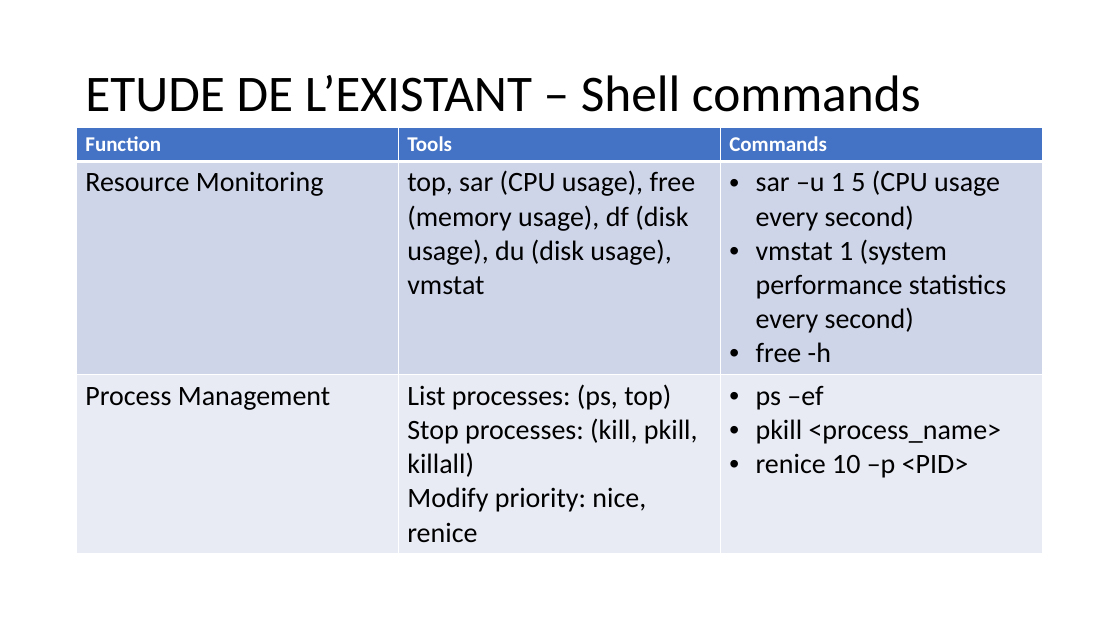
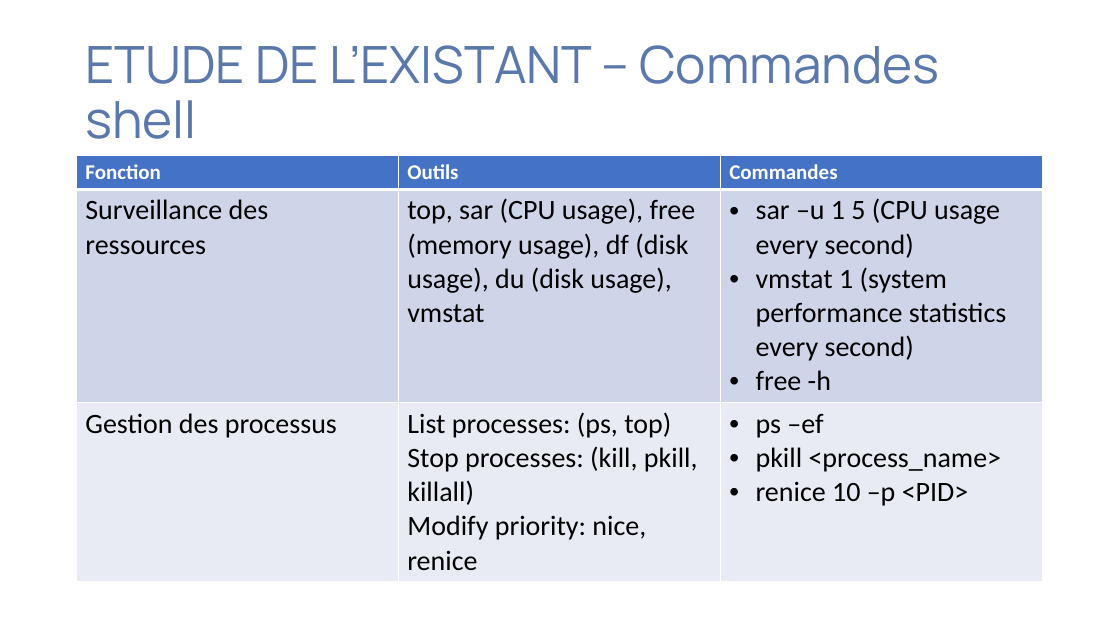
Before and after one commit to Nguh-Prince/TaskMan, a slide deck: slide 7 of documents/CAHIER D’ANALYSES POUR LE GESTIONNAIRE DE TACHES.pptx. Drawn at 1120x630 pixels with LibreOffice and Linux fonts; fonts in the diff are those of the drawing. Boxes give left, top, right and bottom in pixels: in the first picture for what was removed or moved away, otherwise in the second. Text is boxed around its words. In the diff, an @@ line names an element or a change of style, - is before the commit and + after.

```diff
--- a/documents/CAHIER D’ANALYSES POUR LE GESTIONNAIRE DE TACHES.pptx
+++ b/documents/CAHIER D’ANALYSES POUR LE GESTIONNAIRE DE TACHES.pptx
@@ title at bbox=[85, 45, 939, 139]: text changed; font Calibri to Manrope; text colour #000000 to #5A78AC @@
-ETUDE DE L’EXISTANT – Shell commands
+ETUDE DE L’EXISTANT – Commandes shell
@@ table at bbox=[77, 155, 1043, 576] @@
-row 1: Function | Tools | Commands
+row 1: Fonction | Outils | Commandes
-row 2, column 1: Resource Monitoring
+row 2, column 1: Surveillance des ressources
-row 3, column 1: Process Management
+row 3, column 1: Gestion des processus
@@ table: place and size @@
-table at bbox=[77, 127, 1043, 548]
+table at bbox=[77, 155, 1043, 576]
```
Also in this commit, not shown: 14 other slides changed, 2 slides added, 3 slides removed, 57 other files.
